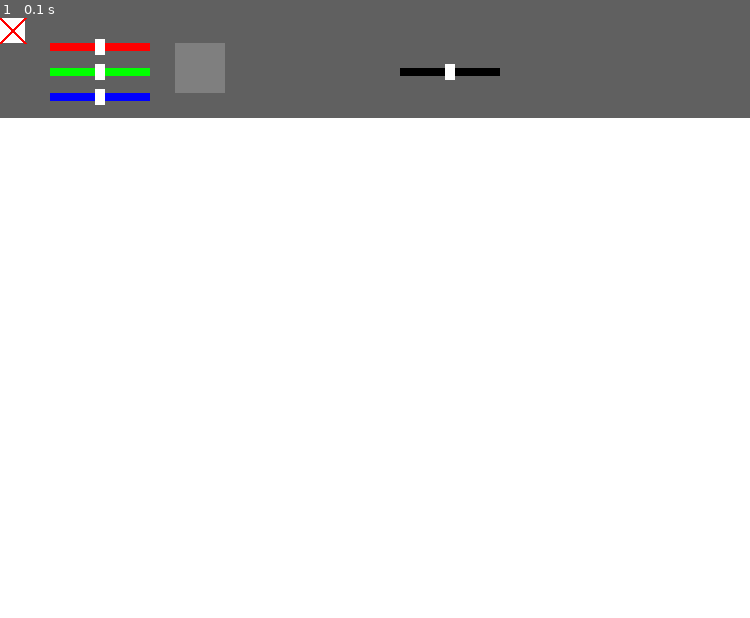
Above: before the commit, frame 1.
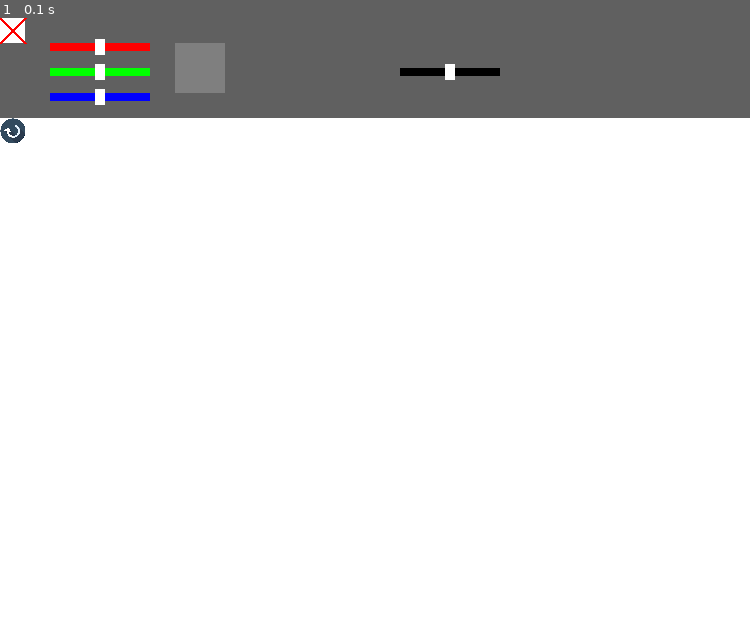
Above: after the commit, the same moment.

Repository: Pinheadhenry/PygamePaint
Game: pygame game, started from main.py
The game is run twice, just before and just after one commit, with the same random seed, the same clock (stepped at 60 frames per second) and the same inputs.
Inputs:
- Up to frame 1 (0.1 s): no input

The runs differ from the first frame. In frame 1, 0.1% of the frame differs, in the area x 0-4%, y 16-21%.

Commit message:
added redo functino

Diff:
--- a/Colors.py
+++ b/Colors.py
@@ -1,4 +1,5 @@
 class Color:
+    #Color RGB constants
     WHITE = (255, 255, 255)
     RED = (255, 0, 0)
     YELLOW = (255, 255, 0)
--- a/Pen.py
+++ b/Pen.py
@@ -1,13 +1,16 @@
 import pygame
 from Colors import Color
+from Redo import Redo
 
 class Pen:
     def __init__(self):
         self.size = 5
         self.color = Color.BLACK
 
-    def draw(self, start, screen, screenLength, screenWidth, size, color):
+    def draw(self, start, screen, screenLength, screenWidth, size, color, redo):
+
         if pygame.mouse.get_pressed()[0] == True:
             x, y = pygame.mouse.get_pos()[0], pygame.mouse.get_pos()[1]
             if x > 0 and x < screenLength and y > start + self.size and y < screenWidth:
                 pygame.draw.circle(screen, color, (x, y), size)
+                redo.addSection(x, y)
--- /dev/null
+++ b/Redo.py
@@ -0,0 +1,38 @@
+import pygame
+from Colors import Color
+
+class Redo:
+    def __init__(self):
+        self.history = {}
+        self.section = []
+        self.count = 1
+        self.img = pygame.image.load('./Assets/redo.png')
+        self.img = pygame.transform.scale(self.img, (25, 25))
+
+    def addSection(self, x, y):
+        if not (0 < x < 100 and 100 < y < 125) and (x, y) not in self.section:
+            self.section.append((x, y))
+    def addHistory(self):
+        if self.section:
+            self.history[self.count] = self.section
+            print(self.count)
+            self.section = []
+            self.count += 1
+
+
+    def clicked(self, screen, size):
+        x, y = pygame.mouse.get_pos()[0], pygame.mouse.get_pos()[1]
+        if x > 0 and x < 25 and y > 100 and y < 125:
+            self.redo(screen, size)
+
+
+    def redo(self, screen, size):
+        if self.count > 1:
+            for i in self.history[self.count-1]:
+                pygame.draw.circle(screen, Color.WHITE, i, size)
+            self.count = self.count - 1
+        print(self.count)
+
+
+    def drawButton(self, screen):
+        screen.blit(self.img, (00, 100))
--- a/main.py
+++ b/main.py
@@ -3,6 +3,7 @@
 from Toolbar import ToolBar
 from Pen import Pen
 from Slider import Slider
+from Redo import Redo
 
 pygame.init()
 
@@ -21,6 +22,7 @@
 
 sizeSlider = Slider(400, 50)
 pen = Pen()
+redo = Redo()
 
 screen.fill((255, 255, 255))
 
@@ -29,15 +31,21 @@
     for event in pygame.event.get():
         if event.type == pygame.QUIT:
             running = False
+        if event.type == pygame.MOUSEBUTTONDOWN:
+            redo.clicked(screen, sizeSlider.value)
+        if event.type == pygame.MOUSEBUTTONUP:
+            redo.addHistory()
 
     currentColor = (redSlider.value * 25.5, greenSlider.value * 25.5, blueSlider.value * 25.5)
 
     toolbar.draw(SCREEN_LENGTH)
-    pen.draw(toolbar.toolbarH, screen, SCREEN_LENGTH, SCREEN_WIDTH, sizeSlider.value, currentColor)
+    pen.draw(toolbar.toolbarH, screen, SCREEN_LENGTH, SCREEN_WIDTH, sizeSlider.value, currentColor, redo)
     sizeSlider.draw(screen, Color.BLACK)
     redSlider.draw(screen, Color.RED)
     greenSlider.draw(screen, Color.GREEN)
     blueSlider.draw(screen, Color.BLUE)
     toolbar.drawCurrentColor(currentColor, 175, 25, 50)
+    redo.drawButton(screen)
+
     clock.tick(1000)
     pygame.display.update()
Binary file added: Assets/redo.png
